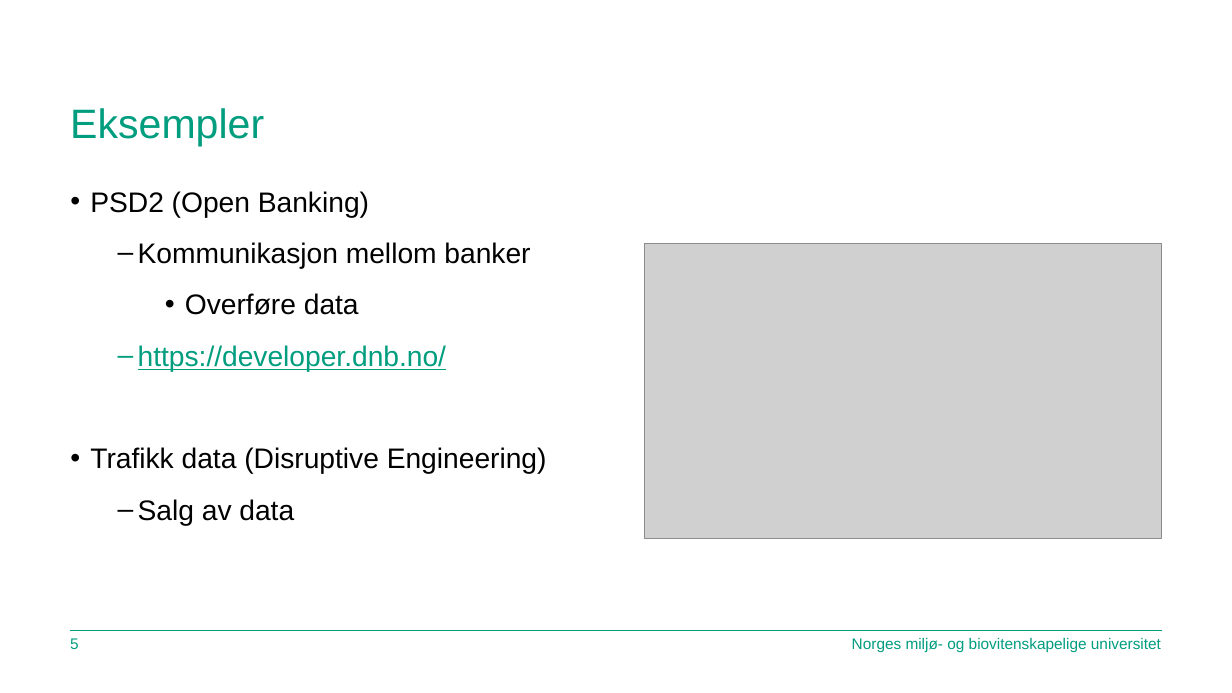
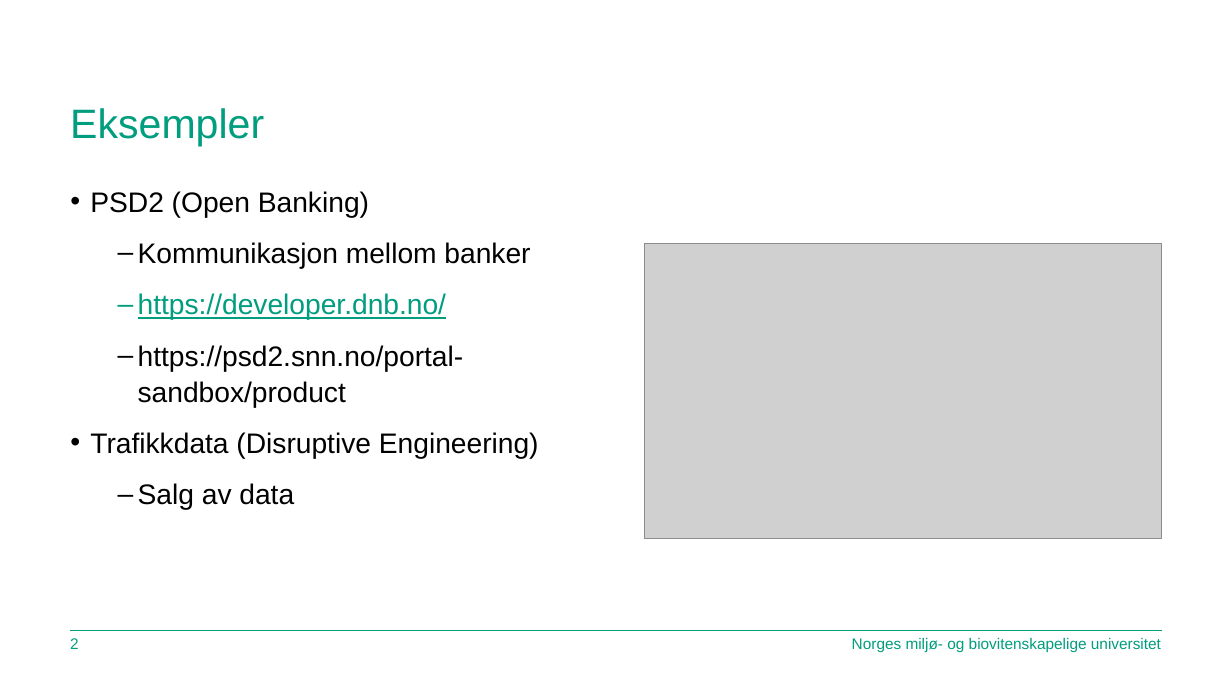
Before and after one commit to Eik-Lab/TIN100_API, a slide deck: slide 3 of 01_API/Presentasjon/01_API.pptx (slide 6 before the commit). Drawn at 1232x693 pixels with LibreOffice and Linux fonts; fonts in the diff are those of the drawing; grey boxes stand for pictures; background and template pictures are left out. Boxes give left, top, right and bottom in pixels: in the first picture for what was removed or moved away, otherwise in the second. Text is boxed around its words. In the diff, an @@ line names an element or a change of style, - is before the commit and + after.

Commit message:
01 powerpoint

```diff
--- a/01_API/Presentasjon/01_API.pptx
+++ b/01_API/Presentasjon/01_API.pptx
@@ text at (185, 293, 359, 315): paragraph removed @@
-    • Overføre data
@@ text at (90, 345, 539, 459): text changed @@
-• Trafikk data (Disruptive Engineering)
+  – https://psd2.snn.no/portal-sandbox/product
+• Trafikkdata (Disruptive Engineering)
@@ page number at (70, 638, 79, 649): text changed @@
-5
+2
```
Also in this commit, not shown: 5 other slides changed, 1 slide removed, 1 other file.
